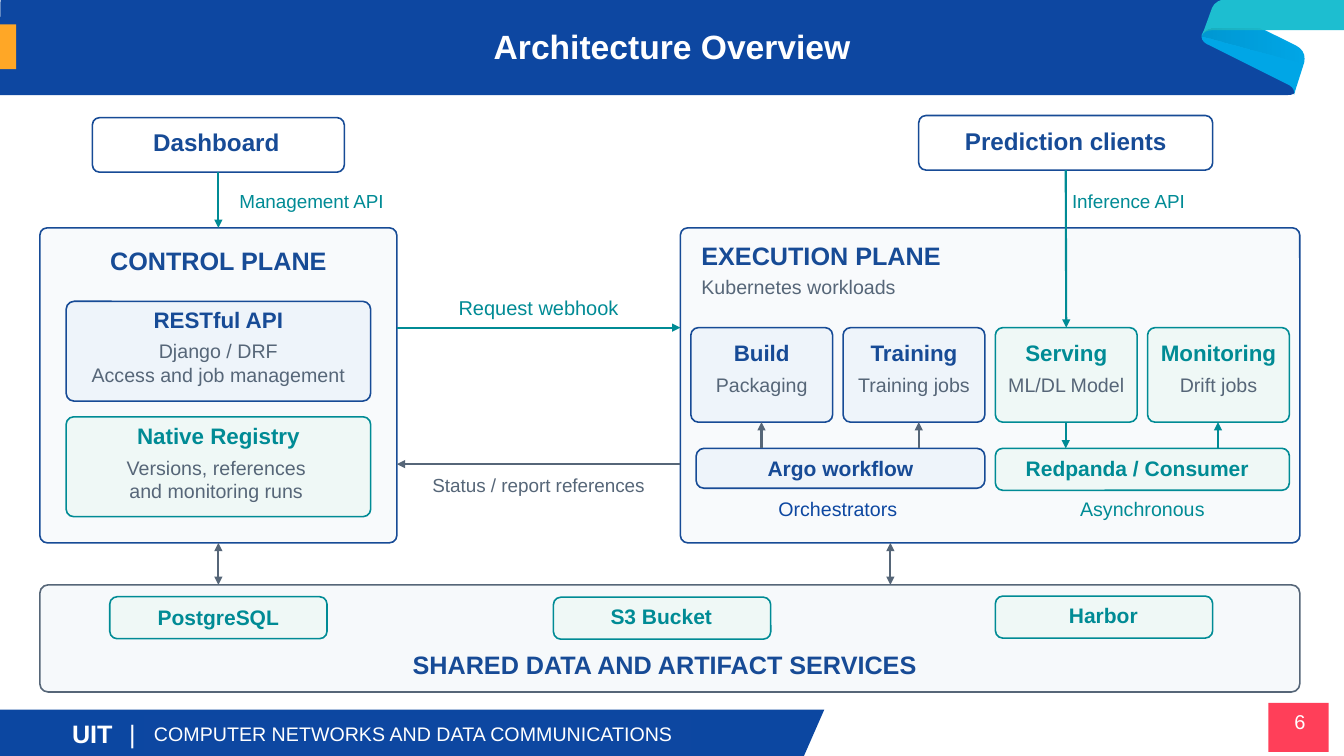
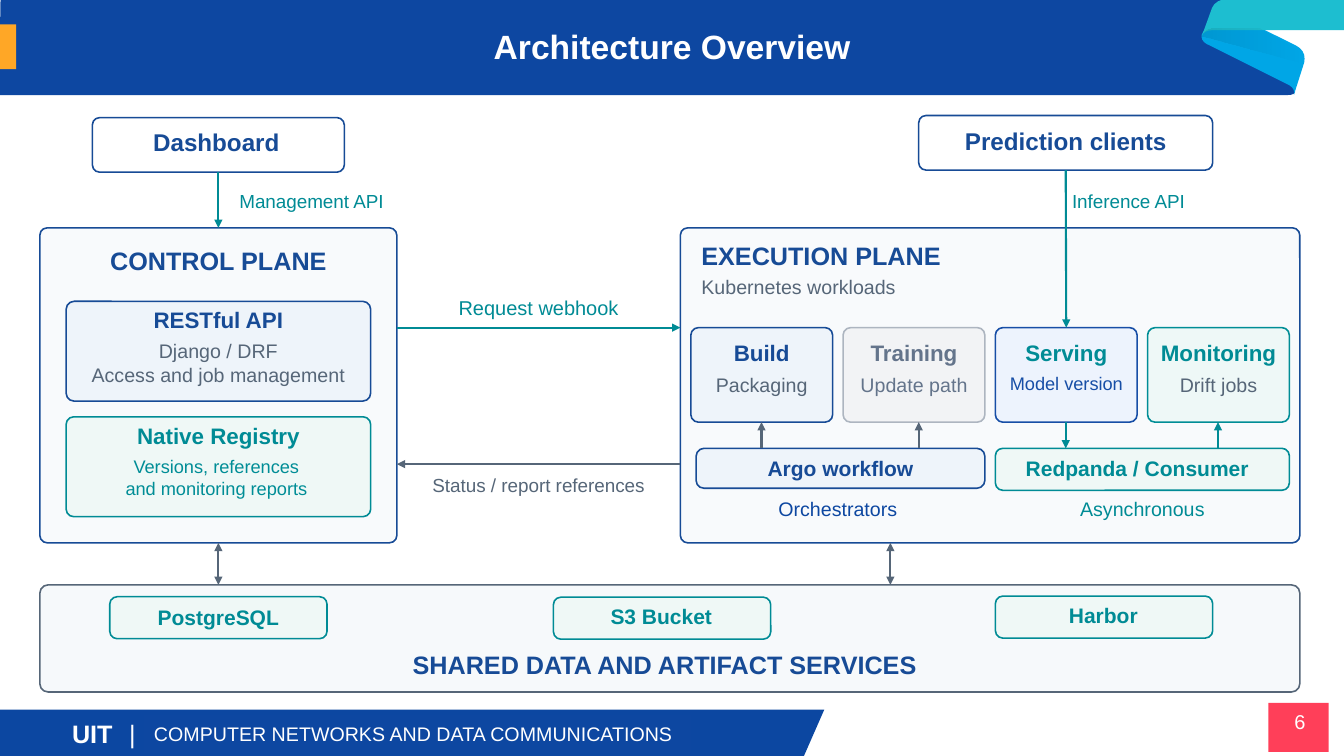
Before and after one commit to Viet-Hoang-2005/MLOps-paas-system, a slide deck: slide 6 of research/slide/CSONET_2026_Presentation.pptx. Drawn at 1344x756 pixels with LibreOffice and Linux fonts; fonts in the diff are those of the drawing; background and template pictures are left out. Boxes give left, top, right and bottom in pixels: in the first picture for what was removed or moved away, otherwise in the second. Text is boxed around its words. In the diff, an @@ line names an element or a change of style, - is before the commit and + after.

```diff
--- a/research/slide/CSONET_2026_Presentation.pptx
+++ b/research/slide/CSONET_2026_Presentation.pptx
@@ rounded rectangle at (x1=843, y1=328, x2=985, y2=422): fill #EEF4FA to #F2F3F5; outline #174B96 1.13 pt to #ADB5C0 1.13 pt @@
@@ rounded rectangle at (x1=996, y1=328, x2=1138, y2=422): fill #EFF8F6 to #EDF3FD; outline #008B95 1.13 pt to #174EA6 1.13 pt @@
@@ text "Training" at (x1=871, y1=345, x2=958, y2=366): text colour #174B96 to #64748B @@
@@ text at (x1=860, y1=378, x2=967, y2=396): text changed; text colour #566678 to #64748B @@
-Training jobs
+Update path
@@ text at (x1=1010, y1=376, x2=1123, y2=390): text changed; size 14 to 13 pt; text colour #566678 to #174EA6 @@
-ML/DL Model
+Model version
@@ text at (x1=134, y1=459, x2=299, y2=476): size 14 to 13 pt, text colour #566678 to #008D96 in "Versions, references" @@
@@ text at (x1=126, y1=481, x2=308, y2=499): text changed; size 14 to 13 pt; text colour #566678 to #008D96 @@
-and monitoring runs
+and monitoring reports
```
Also in this commit, not shown: 18 other slides changed, 1 slide added, 3 other files.
